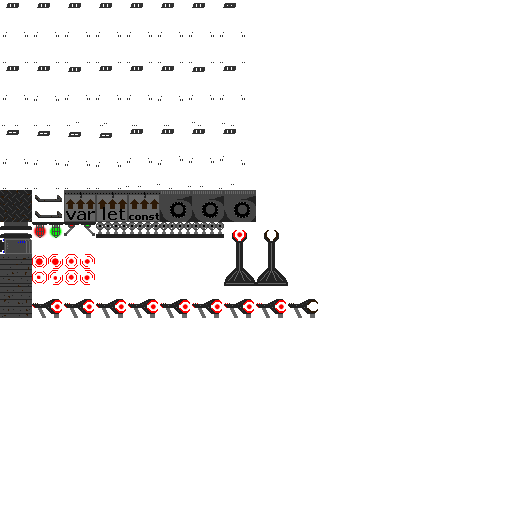
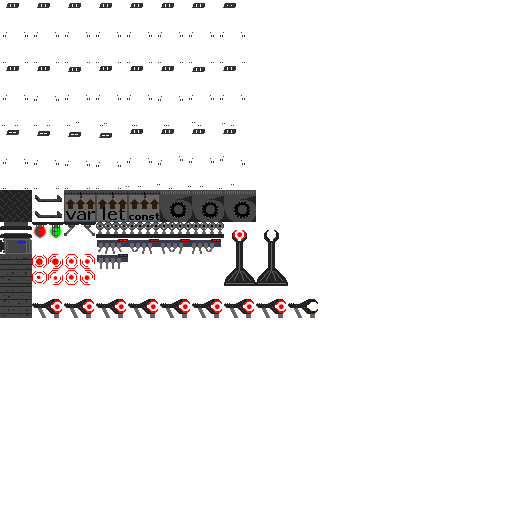
Two versions of the same layered image (w=512, h=512). Layer-by-layer changes:
painted on "Background" over [97, 239, 221, 269]
